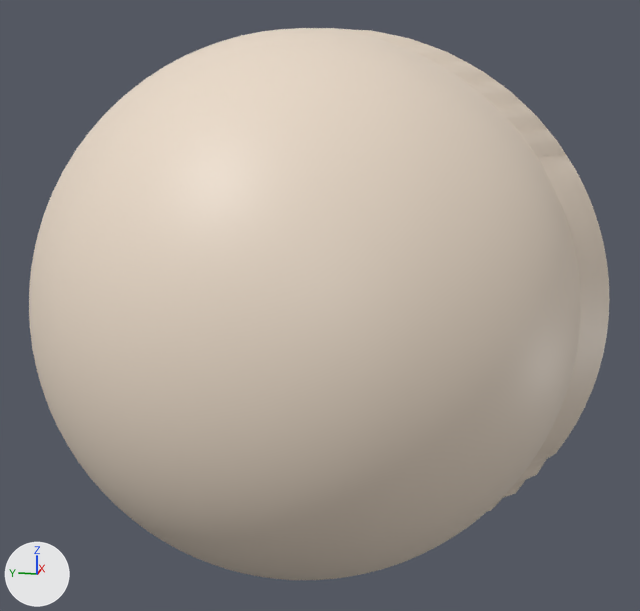
Two versions of the glTF model models/avatar_generated.glb, one commit apart.
The view is the same before and after, from a camera (50 mm lens) standing at (-3.201, -0.593, 0.798) and looking at (0.0, 0.047, -0.002). The axes (+X, +Y, +Z) are drawn at lower left. The lights are the same throughout. The older version comes first. Both versions are drawn at full value of the shape key 'Wink_Left' of 'AI_Avatar_Head'; the numbers are the values there.

Names of what the first picture shows: 'AI_Avatar_Head'.
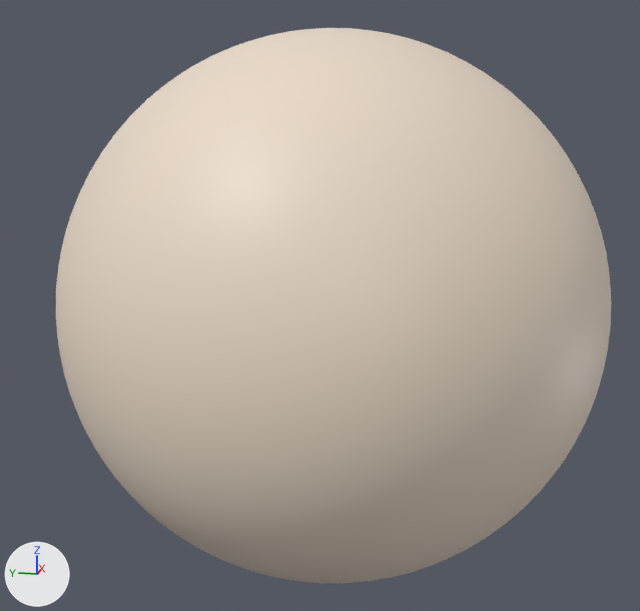
Where the change shows, as pixel boxes (x1, y1, x2, y2) in the pictures (640 x 611 px):
'AI_Avatar_Head', reshaped: before (29, 28, 610, 580); after (56, 28, 611, 583)

The change, as a diff of the scene's bpy script:
```diff
--- a/models/avatar_generated.glb.py
+++ b/models/avatar_generated.glb.py
@@ me_ai_avatar_head @@
 # used by ob_ai_avatar_head; location = (0.0, 0.0, 0.0)
-me_ai_avatar_head.from_pydata(...)  # 2562 vertices, 5120 faces; spans x -1.0..1.0, y -1.0..1.1, z -1.0..1.0
+me_ai_avatar_head.from_pydata(...)  # 2562 vertices, 5120 faces; spans x -1.0..1.0, y -1.0..1.0, z -1.0..1.0
+# me_ai_avatar_head part 1: all 1249 vertices in x -1.0..-0.04, y -0.9..1.1, z -1.0..1.0 are moved by (0.0, -0.1, 0.0)
 me_ai_avatar_head.materials.append(mat_defaultmaterial)
```
